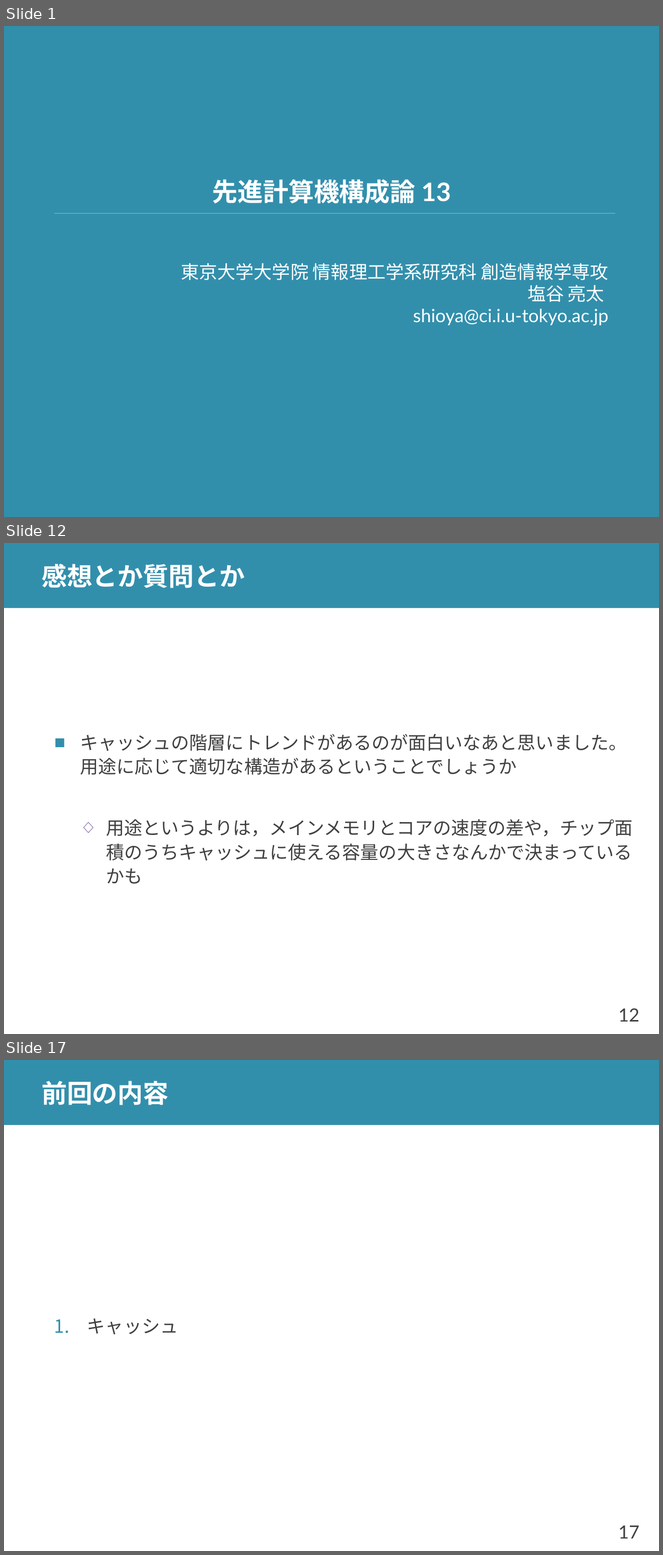
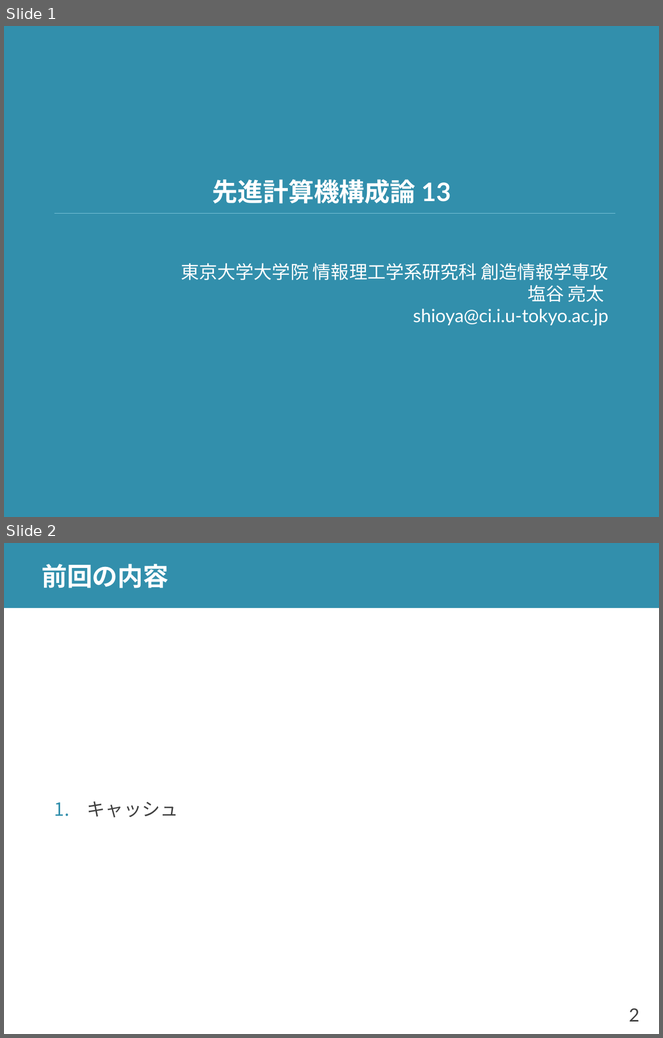
Before and after one commit to shioyadan/advanced-computer-organization, a slide deck: aco-shioya-13.pptx. Shown one above the other, each under a label of ours: slides 1, 12 and 17 before the commit, slides 1 and 2 after it; the slides between them are not shown. The pictures are 663x1555 and 663x1038 pixels, drawn with LibreOffice and Linux fonts; fonts in the diff are those of the drawing. Boxes give left, top, right and bottom in pixels: in the first picture for what was removed or moved away, otherwise in the second. Text is boxed around its words. In the diff, an @@ line names an element or a change of style, - is before the commit and + after.

```diff
--- a/aco-shioya-13.pptx
+++ b/aco-shioya-13.pptx
@@ slide 12 removed at <box>4,543,659,1034</box>, background #FFFFFF; not listed: 2 template elements that a slide beside it also shows @@
@@ title removed at <box>41,564,245,588</box> @@
-感想とか質問とか
@@ text removed at <box>80,734,633,884</box> @@
-■ キャッシュの階層にトレンドがあるのが面白いなあと思いました。用途に応じて適切な構造があるということでしょうか
-  ◇ 用途というよりは，メインメモリとコアの速度の差や，チップ面積のうちキャッシュに使える容量の大きさなんかで決まっているかも
@@ what was slide 17 is now slide 2 @@
@@ page number at <box>629,1008,639,1022</box>: text changed @@
-17
+2
```
Also in this commit, not shown: 8 slides changed, 8 slides added, 13 other slides removed, 1 other file.
